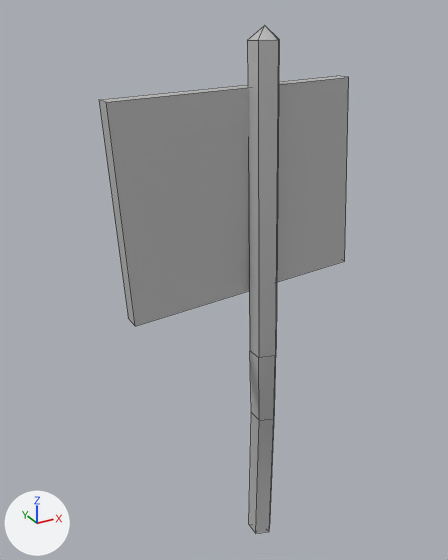
The FBX model Source/Art/Industrial/SmallSign01.fbx, before and after one commit.
One viewpoint serves both versions: a 50 mm camera at (-2.19, -3.34, 4.01) aimed at (-0.32, 0.06, 2.31). The axes (+X, +Y, +Z) are drawn at lower left. The lights are the same throughout. Mesh edges are drawn as thin lines. Where no turn or scale is listed for an object, it has been applied to the vertices.

In view in the first picture: 'SmallSign01'.
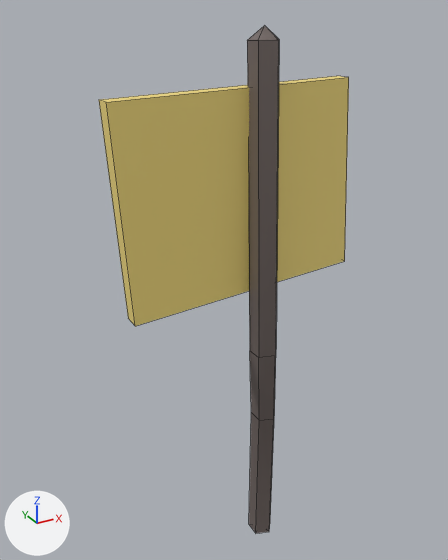
Boxes (x1, y1, x2, y2) around the edits, measured in the pictures (448 x 560 px):
```json
{"part": 1, "of": "me_mesh", "change": "recoloured", "before": [106, 77, 349, 326], "after": [106, 77, 349, 326], "on screen": "grey to yellow"}
{"part": 2, "of": "me_mesh", "change": "recoloured", "before": [99, 100, 135, 325], "after": [99, 100, 135, 325], "on screen": "grey to yellow"}
{"part": 3, "of": "me_mesh", "change": "recoloured", "before": [101, 76, 347, 102], "after": [101, 76, 347, 102], "on screen": "grey to yellow"}
{"part": 4, "of": "me_mesh", "change": "recoloured", "before": [249, 351, 276, 533], "after": [249, 351, 276, 533]}
{"part": 5, "of": "me_mesh", "change": "recoloured", "before": [247, 26, 279, 358], "after": [247, 26, 279, 358]}
```

Edits to the scene script, one JSON object a line:
```json
{"op": "add", "block": "mat_lambert_yellow", "code": ["mat_lambert_yellow = principled_material('lambert_yellow')", "mat_lambert_yellow.base_color = (0.919, 0.729, 0.21)  # yellow #f6de7e"]}
{"op": "add", "block": "mat_lambert_brown", "code": ["mat_lambert_brown = principled_material('lambert_brown')", "mat_lambert_brown.base_color = (0.161, 0.128, 0.119)  # grey #706461"]}
{"block": "me_mesh", "where": "me_mesh.from_pydata(...)  # 30 vertices, 31 faces; spans x -1.12..0.53, y -0.35..0.09, z 0.0..3.92"}
{"block": "me_mesh", "where": "# used by ob_smallsign01; location = (0.0, 0.0, 0.0)"}
{"block": "me_mesh", "change": "me_mesh part 1: all 2 faces centred in x -0.29, y -0.15..-0.03, z 2.94 switch from mat_lambert6 (grey #bcbcbc) to mat_lambert_yellow (yellow #f6de7e)"}
{"block": "me_mesh", "change": "me_mesh part 2: the 1 face centred in x -1.09, y -0.08, z 2.9 switches from mat_lambert6 (grey #bcbcbc) to mat_lambert_yellow (yellow #f6de7e)"}
{"block": "me_mesh", "change": "me_mesh part 3: the 1 face centred in x -0.33, y -0.07, z 3.58 switches from mat_lambert6 (grey #bcbcbc) to mat_lambert_yellow (yellow #f6de7e)"}
{"block": "me_mesh", "change": "me_mesh part 4: all 15 faces centred in x -0.17..0.06, y -0.2..0.08, z 0.0..1.51 switch from mat_lambert6 (grey #bcbcbc) to mat_lambert_brown (grey #706461)"}
{"block": "me_mesh", "change": "me_mesh part 5: all 10 faces centred in x -0.26..-0.12, y -0.28..-0.11, z 2.85..3.87 switch from mat_lambert6 (grey #bcbcbc) to mat_lambert_brown (grey #706461)"}
```
